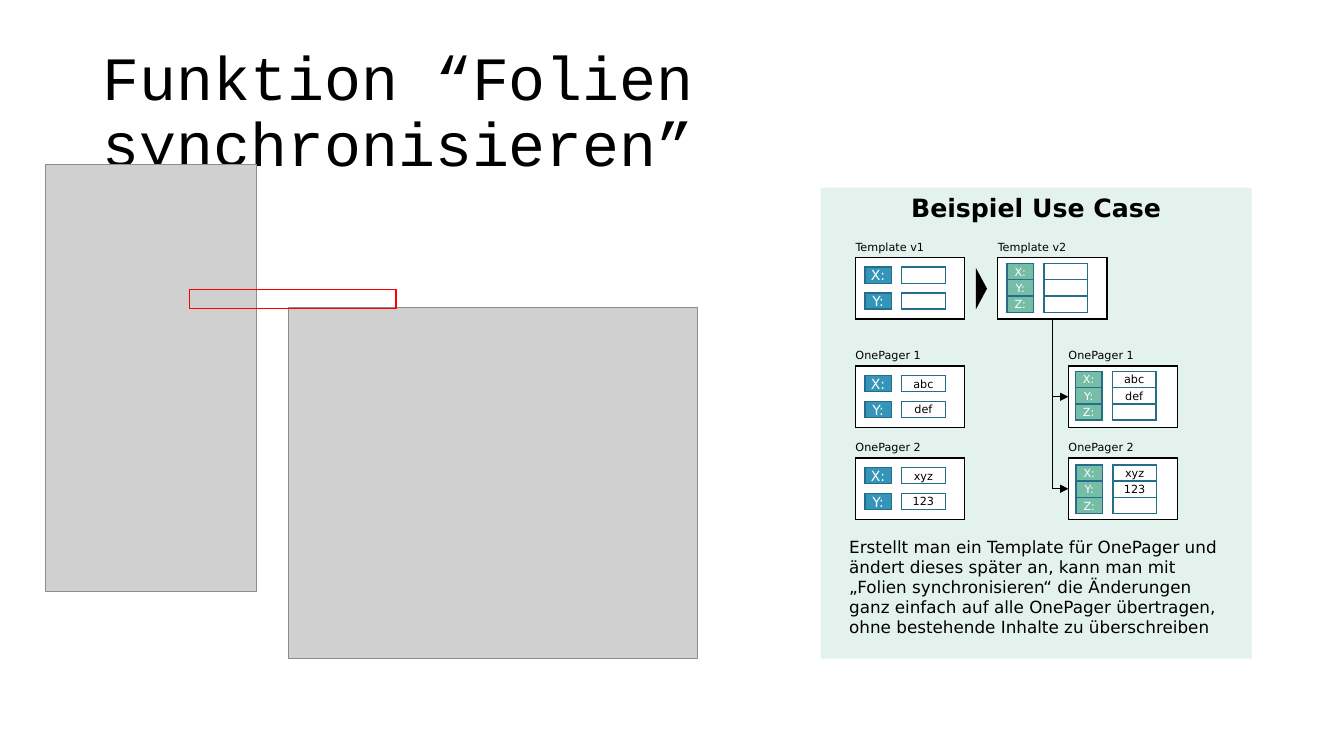
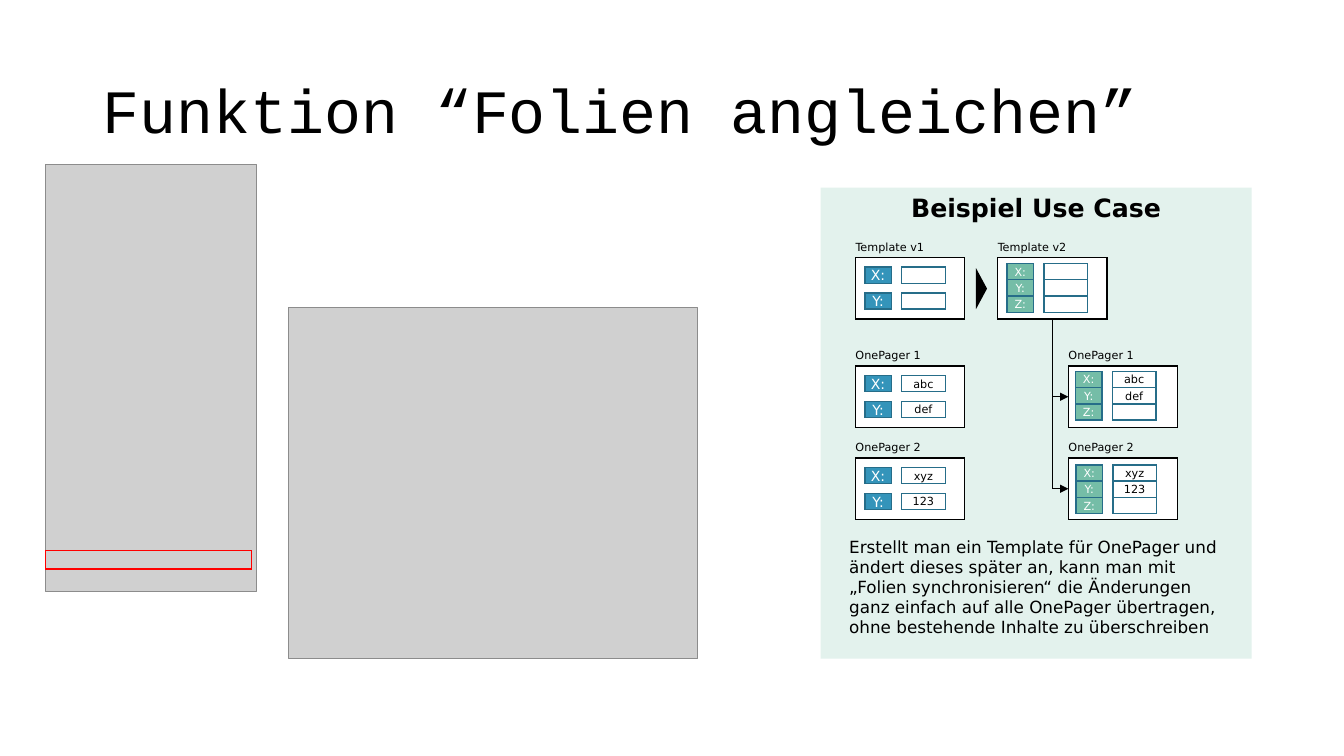
Before and after one commit to pyro-team/bkt-toolbox, a slide deck: slide 3 of documentation/Changelog.pptx (slide 6 before the commit). Drawn at 1344x756 pixels with LibreOffice and Linux fonts; fonts in the diff are those of the drawing; grey boxes stand for pictures. Boxes give left, top, right and bottom in pixels: in the first picture for what was removed or moved away, otherwise in the second. Text is boxed around its words. In the diff, an @@ line names an element or a change of style, - is before the commit and + after.

```diff
--- a/documentation/Changelog.pptx
+++ b/documentation/Changelog.pptx
@@ title at (102, 89, 1138, 146): text changed @@
-Funktion “Folien synchronisieren”
+Funktion “Folien angleichen”
@@ rectangle: place and size @@
-rectangle at (190, 289, 396, 309)
+rectangle at (45, 551, 252, 570)
```
Also in this commit, not shown: 2 other slides changed, 1 slide added, 2 slides removed, 1 other file.
